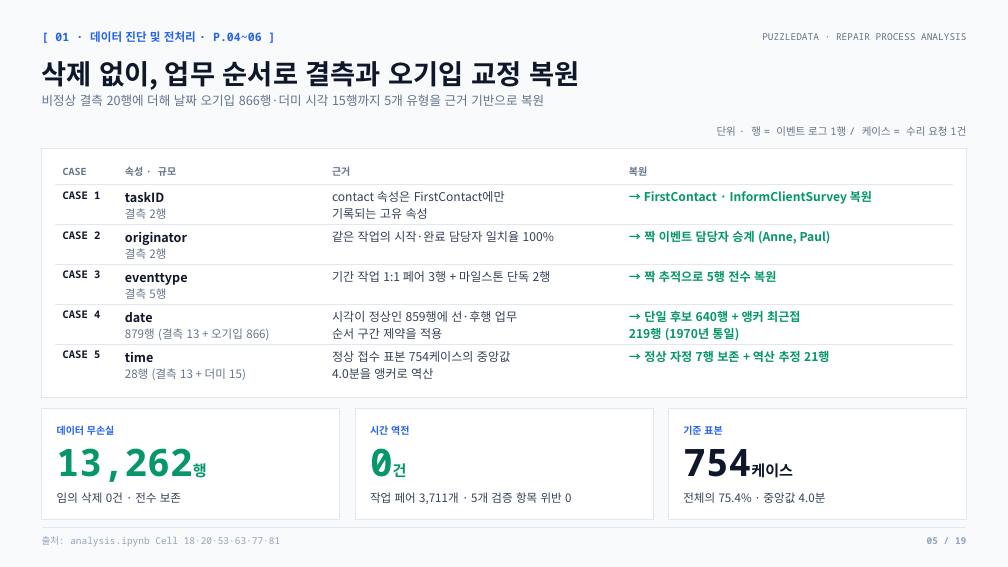
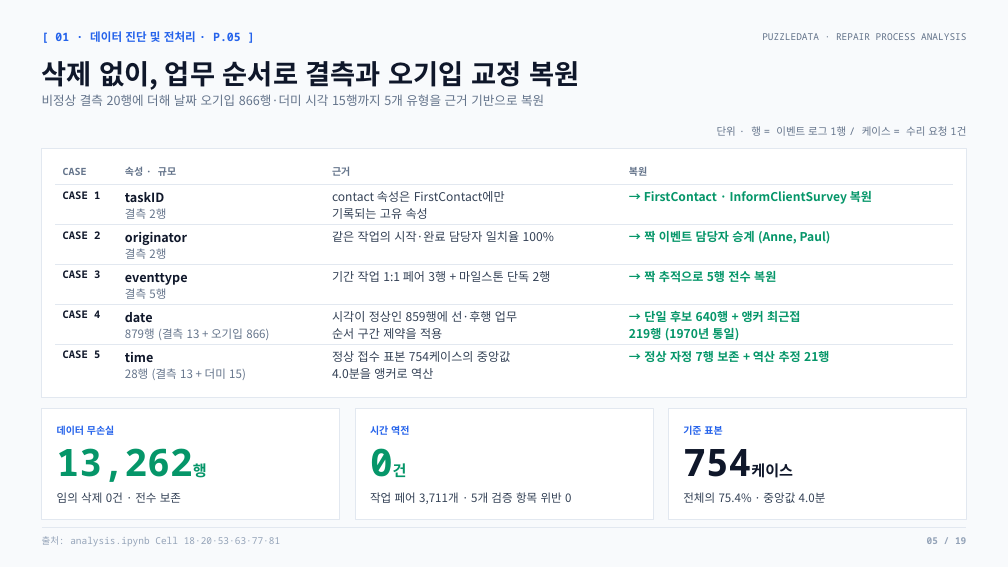
Before and after one commit to nus1245/puzzle_data, a slide deck: slide 5 of outputs/pptx/puzzledata_repair_report.pptx. Drawn at 1008x567 pixels with LibreOffice and Linux fonts; fonts in the diff are those of the drawing. Boxes give left, top, right and bottom in pixels: in the first picture for what was removed or moved away, otherwise in the second. Text is boxed around its words. In the diff, an @@ line names an element or a change of style, - is before the commit and + after.

```diff
--- a/outputs/pptx/puzzledata_repair_report.pptx
+++ b/outputs/pptx/puzzledata_repair_report.pptx
@@ text at bbox=[55, 31, 241, 42]: text changed @@
-[ 01 · 데이터 진단 및 전처리 · P.04~06 ]
+[ 01 · 데이터 진단 및 전처리 · P.05 ]
```
Also in this commit, not shown: 16 other slides changed, 2 other files.
